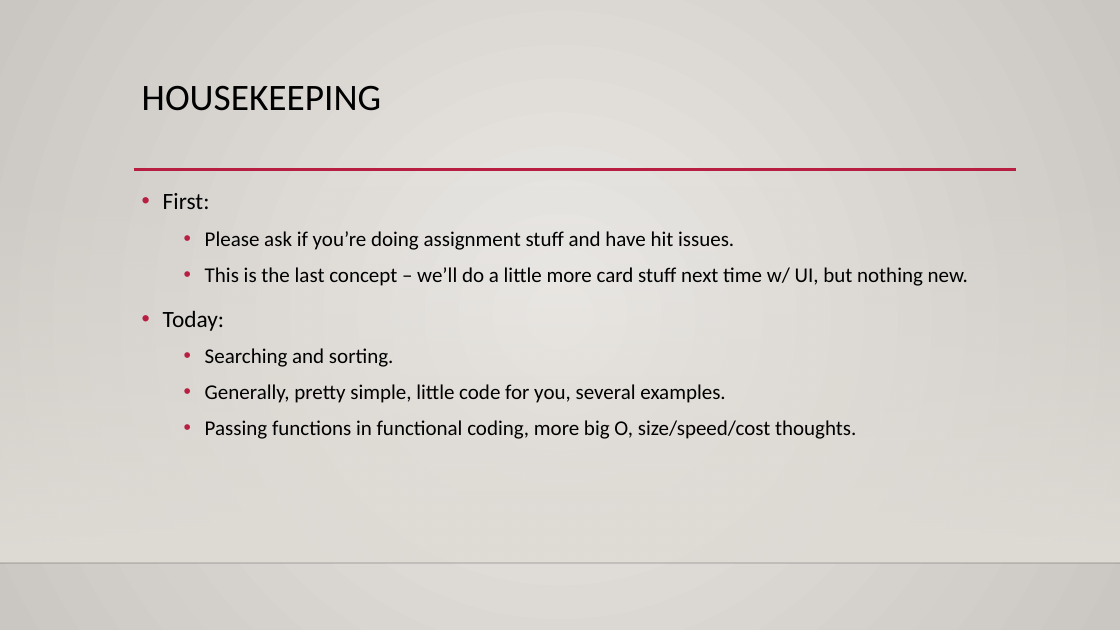
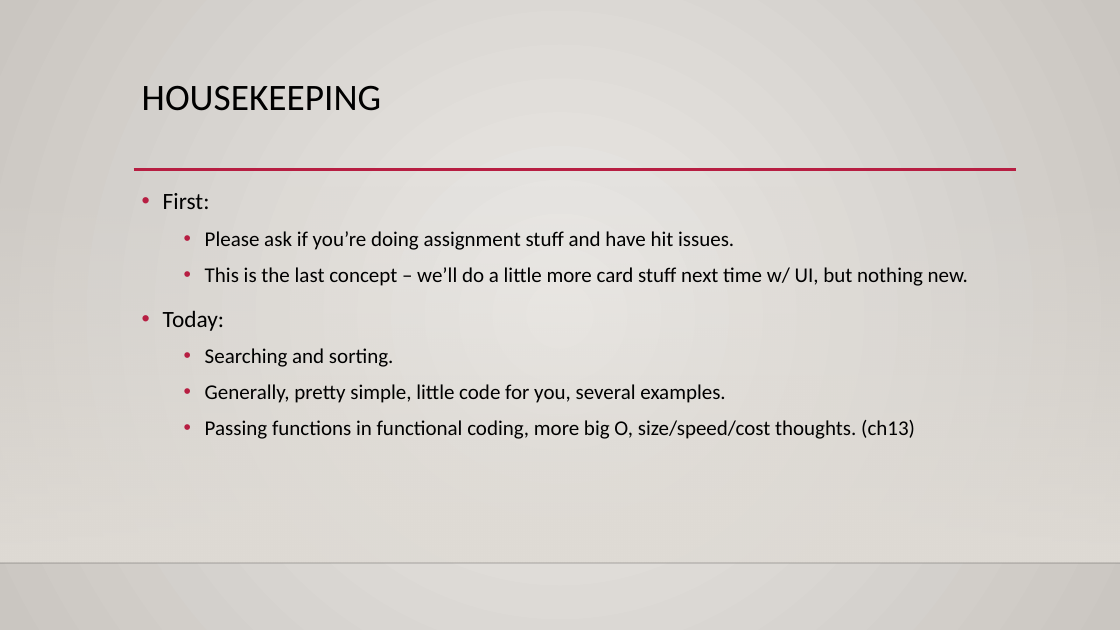
Before and after one commit to michaeljharris/Programming_Basics_for_ML, a slide deck: slide 1 of course_material/slides/024_search_sort.pptx. Drawn at 1120x630 pixels with LibreOffice and Linux fonts; fonts in the diff are those of the drawing; background and template pictures are left out. Boxes give left, top, right and bottom in pixels: in the first picture for what was removed or moved away, otherwise in the second. Text is boxed around its words. In the diff, an @@ line names an element or a change of style, - is before the commit and + after.

```diff
--- a/course_material/slides/024_search_sort.pptx
+++ b/course_material/slides/024_search_sort.pptx
@@ text at [205, 420, 915, 439]: text changed @@
-  • Passing functions in functional coding, more big O, size/speed/cost thoughts.
+  • Passing functions in functional coding, more big O, size/speed/cost thoughts. (ch13)
```
Also in this commit, not shown: 2 other files.
